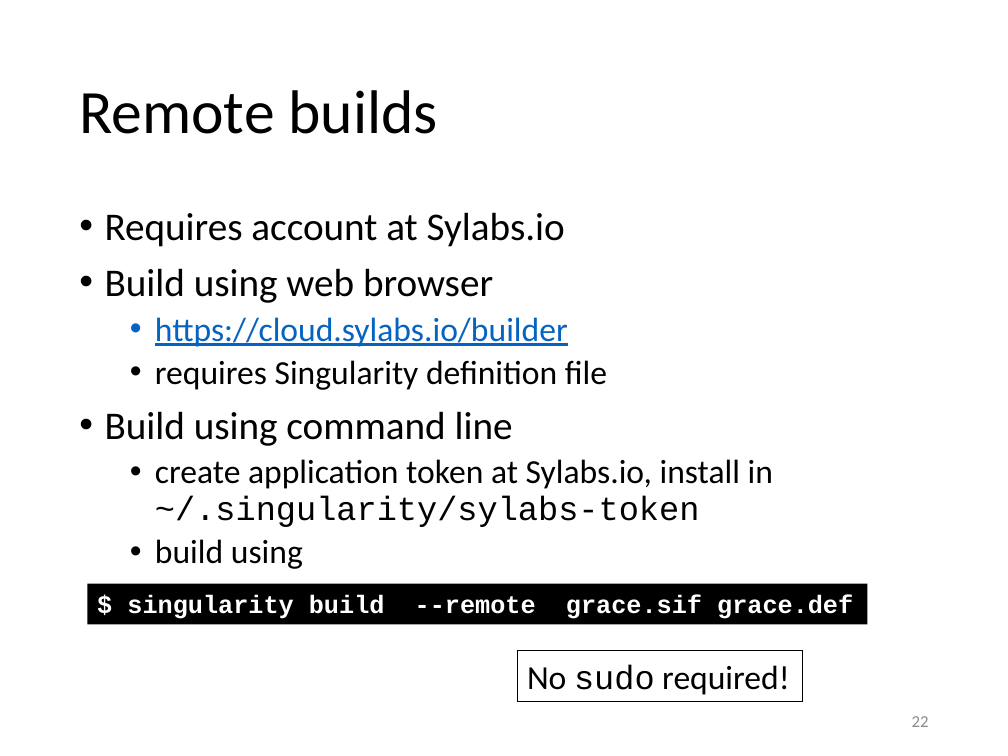
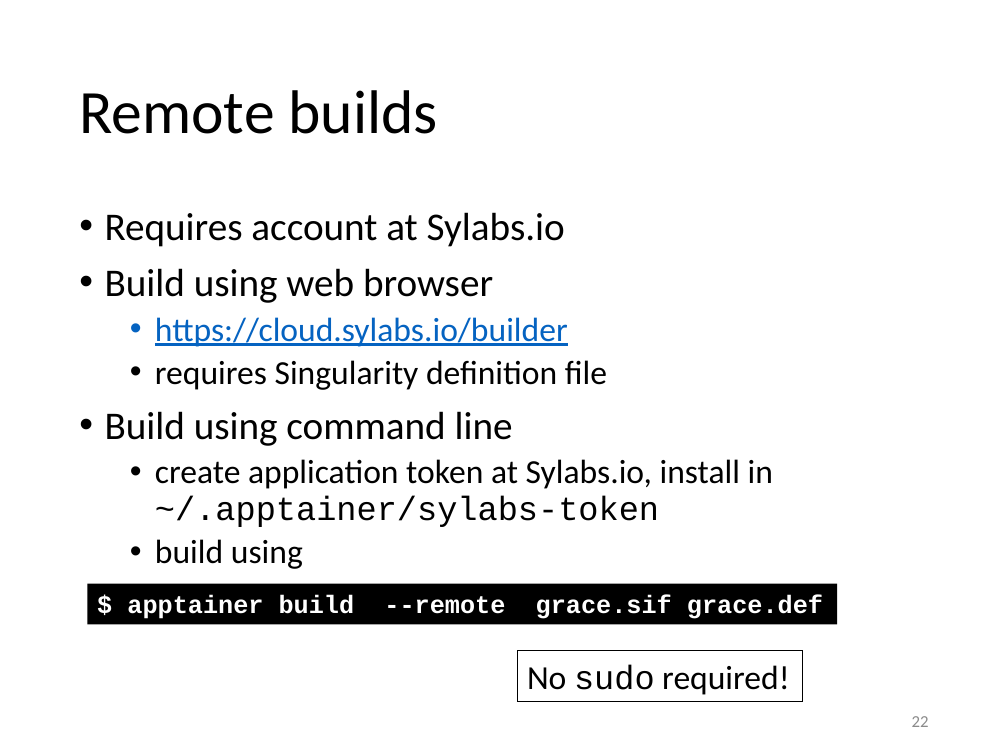
Before and after one commit to gjbex/Containers-for-HPC, a slide deck: slide 22 of containers_for_hpc.pptx. Drawn at 1008x756 pixels with LibreOffice and Linux fonts; fonts in the diff are those of the drawing. Boxes give left, top, right and bottom in pixels: in the first picture for what was removed or moved away, otherwise in the second. Text is boxed around its words. In the diff, an @@ line names an element or a change of style, - is before the commit and + after.

Commit message:
Update for apptainer, slurm

```diff
--- a/containers_for_hpc.pptx
+++ b/containers_for_hpc.pptx
@@ text at (x1=155, y1=459, x2=773, y2=527): text changed @@
-  • create application token at Sylabs.io, install in ~/.singularity/sylabs-token
+  • create application token at Sylabs.io, install in ~/.apptainer/sylabs-token
@@ rectangle "$ apptainer build --remote grace.sif ..." resized from (x1=88, y1=584, x2=868, y2=624) to (x1=88, y1=584, x2=838, y2=624) @@
@@ text in rectangle at (x1=127, y1=595, x2=823, y2=619): text changed @@
-$ singularity build --remote grace.sif grace.def
+$ apptainer build --remote grace.sif grace.def
```
Also in this commit, not shown: 21 other slides changed.
